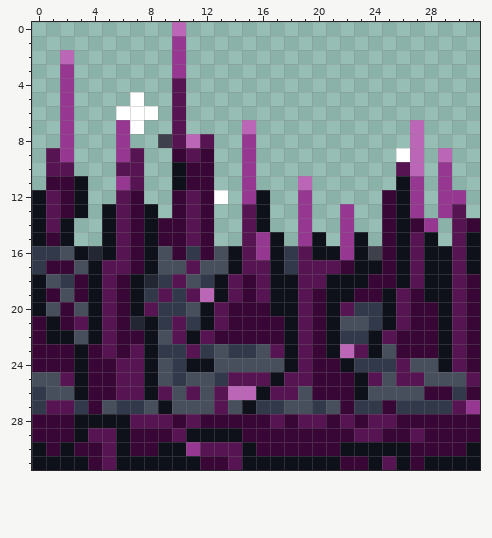
Pixel-art sprite: Codes/In Depths of Elora.gmx/sprites/images/spr_spikes_1.png. The first picture shows the starting point.
The file is 32x32 pixels.
The same view after the edit:
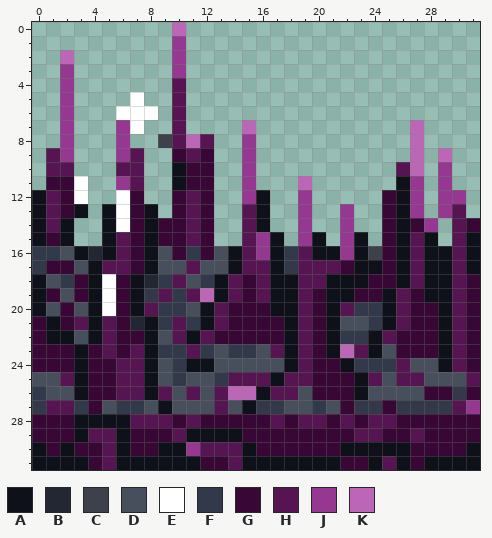
Palette (. is transparent): A #0f111a  B #232733  C #3e414b  D #474e5c  E #ffffff  F #32394a  G #380736  H #561453  J #963792  K #bc66b8
Change:
y 9: x 26 E -> .
y 11: x 3 A -> E
y 12: x 3 A -> E; x 6 H -> E; x 13 E -> .
y 13..14: x 6 H -> E
y 18..20: x 5 H -> E
Changed places in both pictures, as pixel boxes (x1, y1, x2, y2):
erased: (396, 148, 410, 162)
changed: (74, 176, 130, 232)
erased: (214, 190, 228, 204)
changed: (102, 274, 116, 316)
